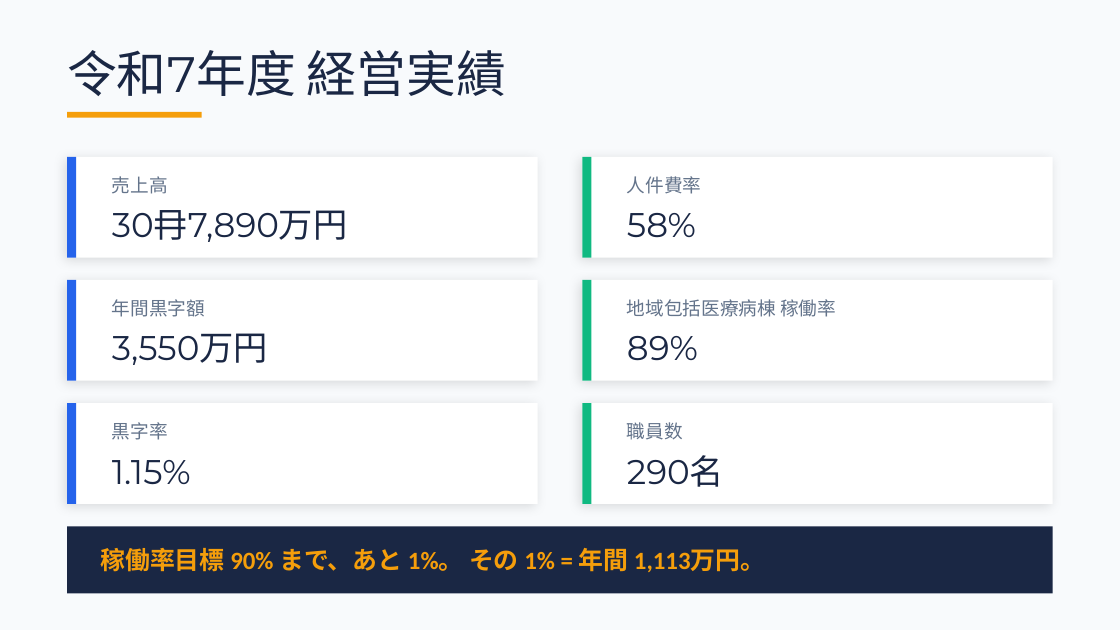
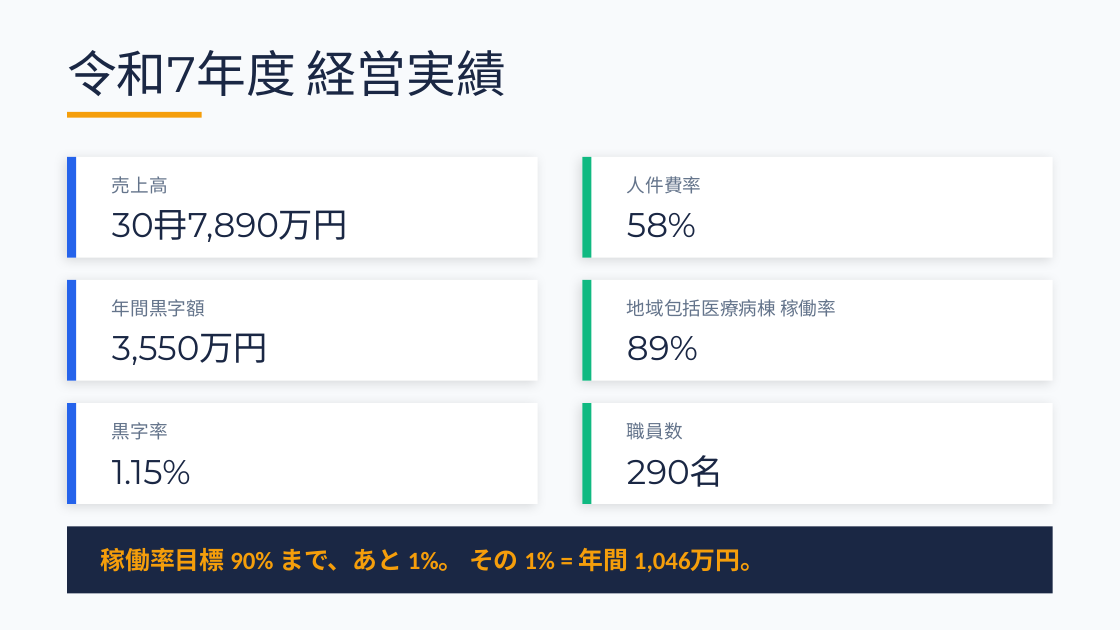
Before and after one commit to torukubota2023/bed-control-simulator, a slide deck: slide 4 of docs/admin/bed_control_evolution_presentation.pptx. Drawn at 1120x630 pixels with LibreOffice and Linux fonts; fonts in the diff are those of the drawing. Boxes give left, top, right and bottom in pixels: in the first picture for what was removed or moved away, otherwise in the second. Text is boxed around its words. In the diff, an @@ line names an element or a change of style, - is before the commit and + after.

```diff
--- a/docs/admin/bed_control_evolution_presentation.pptx
+++ b/docs/admin/bed_control_evolution_presentation.pptx
@@ text at box(101, 548, 765, 572): text changed @@
-稼働率目標 90% まで、あと 1%。 その 1% = 年間 1,113万円。
+稼働率目標 90% まで、あと 1%。 その 1% = 年間 1,046万円。
```
Also in this commit, not shown: 3 other slides changed, 8 other files.
